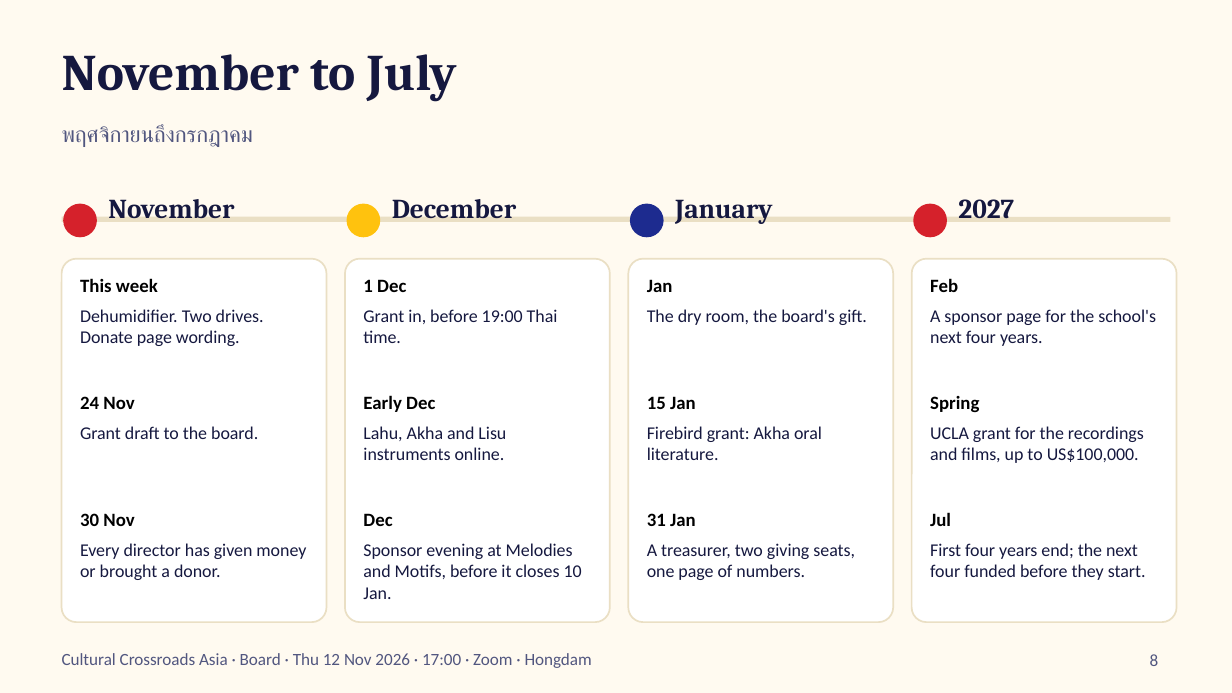
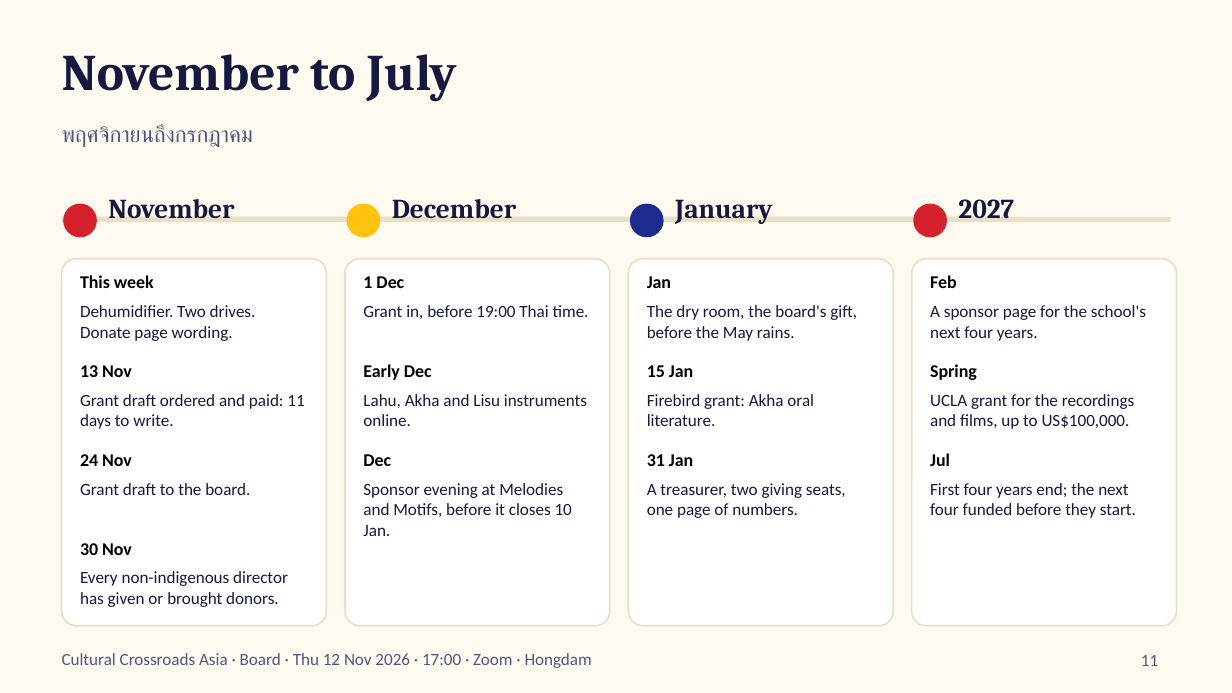
Before and after one commit to motdang/hongdam-site, a slide deck: slide 11 of docs/for/cca/board/CCA board brief - 12 Nov 2026.pptx (slide 8 before the commit). Drawn at 1232x693 pixels with LibreOffice and Linux fonts; fonts in the diff are those of the drawing. Boxes give left, top, right and bottom in pixels: in the first picture for what was removed or moved away, otherwise in the second. Text is boxed around its words. In the diff, an @@ line names an element or a change of style, - is before the commit and + after.

```diff
--- a/docs/for/cca/board/CCA board brief - 12 Nov 2026.pptx
+++ b/docs/for/cca/board/CCA board brief - 12 Nov 2026.pptx
@@ rounded rectangle: place and size @@
-rounded rectangle at <box>62,259,326,622</box>
+rounded rectangle at <box>62,259,326,626</box>
@@ rounded rectangle: place and size @@
-rounded rectangle at <box>345,259,610,622</box>
+rounded rectangle at <box>345,259,610,626</box>
@@ rounded rectangle: place and size @@
-rounded rectangle at <box>628,259,893,622</box>
+rounded rectangle at <box>628,259,893,626</box>
@@ rounded rectangle: place and size @@
-rounded rectangle at <box>912,259,1177,622</box>
+rounded rectangle at <box>912,259,1177,626</box>
@@ text at <box>647,305,857,341</box>: text changed; size 10.5 to 10 pt @@
-The dry room, the board's gift.
+The dry room, the board's gift, before the May rains.
@@ text added at <box>80,365,132,377</box>, 10.5 pt, text #000000, bold @@
+13 Nov
@@ text "Lahu, Akha and Lisu instruments ...": place and size @@
-text "Lahu, Akha and Lisu instruments ..." at <box>363,426,506,460</box>
+text "Lahu, Akha and Lisu instruments ..." at <box>363,394,587,426</box>
@@ text "Firebird grant: Akha oral literature.": place and size @@
-text "Firebird grant: Akha oral literature." at <box>647,426,822,460</box>
+text "Firebird grant: Akha oral literature." at <box>647,394,814,426</box>
@@ 3 texts: place and size @@
-3 texts at <box>363,395,979,412</box>
+3 texts at <box>363,364,977,380</box>
@@ text "UCLA grant for the recordings ...": place and size @@
-text "UCLA grant for the recordings ..." at <box>930,426,1144,463</box>
+text "UCLA grant for the recordings ..." at <box>930,394,1134,429</box>
@@ text added at <box>80,394,304,429</box>, 10 pt, text #15183F @@
+Grant draft ordered and paid: 11 days to write.
@@ text "24 Nov": place and size @@
-text "24 Nov" at <box>80,396,134,409</box>
+text "24 Nov" at <box>80,454,132,466</box>
@@ size 11 to 10.5 pt in 12 elements at <box>80,275,154,288</box>, <box>363,276,404,288</box>, <box>647,276,671,288</box>, <box>930,275,957,288</box>, <box>80,543,132,555</box>, <box>363,364,432,380</box>, <box>647,365,693,377</box>, <box>930,364,977,380</box>, <box>80,454,132,466</box>, <box>363,454,391,466</box>, <box>647,454,693,466</box>, <box>930,453,950,466</box> @@
@@ 3 texts: place and size @@
-3 texts at <box>363,512,951,526</box>
+3 texts at <box>363,453,950,466</box>
@@ text "Grant draft to the board.": place and size @@
-text "Grant draft to the board." at <box>80,426,258,439</box>
+text "Grant draft to the board." at <box>80,483,250,495</box>
@@ text "Sponsor evening at Melodies and ...": place and size @@
-text "Sponsor evening at Melodies and ..." at <box>363,543,582,599</box>
+text "Sponsor evening at Melodies and ..." at <box>363,483,572,536</box>
@@ text "A treasurer, two giving seats, ...": place and size @@
-text "A treasurer, two giving seats, ..." at <box>647,543,855,580</box>
+text "A treasurer, two giving seats, ..." at <box>647,483,846,518</box>
@@ size 10.5 to 10 pt in 10 elements at <box>80,305,256,341</box>, <box>363,305,589,319</box>, <box>930,305,1146,341</box>, <box>363,394,587,426</box>, <box>647,394,814,426</box>, <box>930,394,1134,429</box>, <box>80,483,250,495</box>, <box>363,483,572,536</box>, <box>647,483,846,518</box>, <box>930,483,1136,518</box> @@
@@ text "First four years end; the ...": place and size @@
-text "First four years end; the ..." at <box>930,543,1146,580</box>
+text "First four years end; the ..." at <box>930,483,1136,518</box>
@@ text "30 Nov": place and size @@
-text "30 Nov" at <box>80,513,134,526</box>
+text "30 Nov" at <box>80,543,132,555</box>
@@ text at <box>80,571,288,607</box>: text changed; size 10.5 to 10 pt @@
-Every director has given money or brought a donor.
+Every non-indigenous director has given or brought donors.
@@ page number at <box>1141,655,1158,666</box>: text changed @@
-8
+11
```
Also in this commit, not shown: 7 other slides changed, 5 slides added, 4 slides removed, 3 other files.
